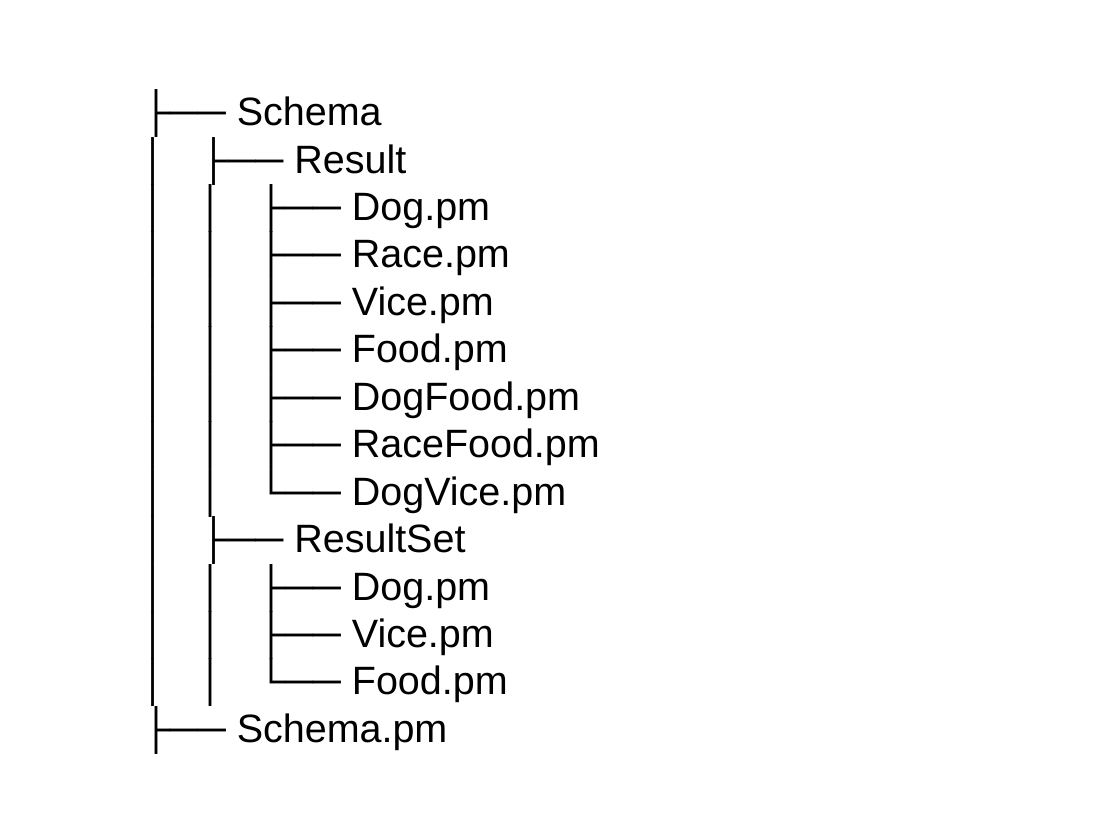
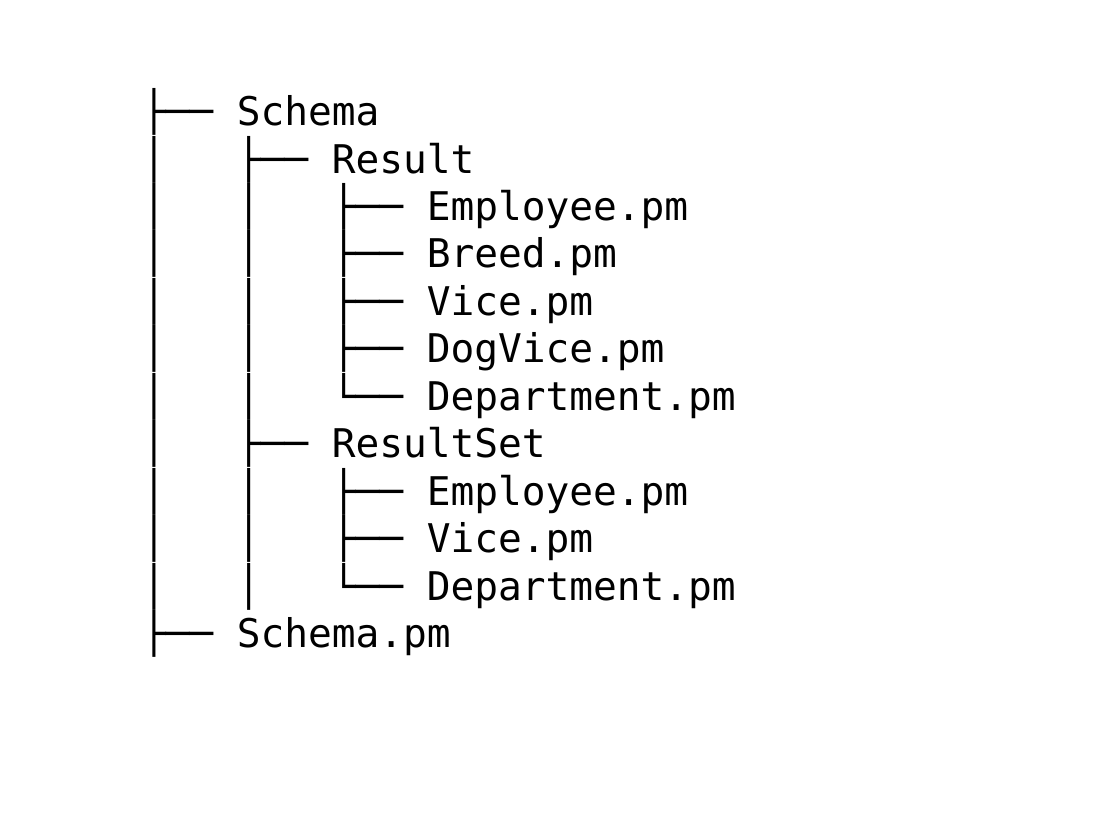
Before and after one commit to erezschatz/Presentation, a slide deck: slide 12 of dbix-class.odp (slide 13 before the commit). Drawn at 1120x840 pixels with LibreOffice and Linux fonts; fonts in the diff are those of the drawing. Boxes give left, top, right and bottom in pixels: in the first picture for what was removed or moved away, otherwise in the second. Text is boxed around its words. In the diff, an @@ line names an element or a change of style, - is before the commit and + after.

```diff
--- a/dbix-class.odp
+++ b/dbix-class.odp
@@ text at (x1=237, y1=95, x2=593, y2=656): font Arial to DejaVu Sans Mono in "├── Schema", "│ ├── Result", "│ │ ├── Vice.pm", "│ ├── ResultSet" and 2 more places @@
@@ text at (x1=427, y1=189, x2=688, y2=276): text changed; font Arial to DejaVu Sans Mono @@
-│ │ ├── Dog.pm
-│ │ ├── Race.pm
+│ │ ├── Employee.pm
+│ │ ├── Breed.pm
@@ text at (x1=427, y1=332, x2=736, y2=419): text changed; font Arial to DejaVu Sans Mono @@
-│ │ ├── Food.pm
-│ │ ├── DogFood.pm
-│ │ ├── RaceFood.pm
-│ │ └── DogVice.pm
+│ │ ├── DogVice.pm
+│ │ └── Department.pm
@@ text at (x1=427, y1=474, x2=688, y2=513): text changed; font Arial to DejaVu Sans Mono @@
-│ │ ├── Dog.pm
+│ │ ├── Employee.pm
@@ text at (x1=427, y1=571, x2=736, y2=608): text changed; font Arial to DejaVu Sans Mono @@
-│ │ └── Food.pm
+│ │ └── Department.pm
```
Also in this commit, not shown: 11 other slides changed, 1 slide added, 1 slide removed, 4 other files.
